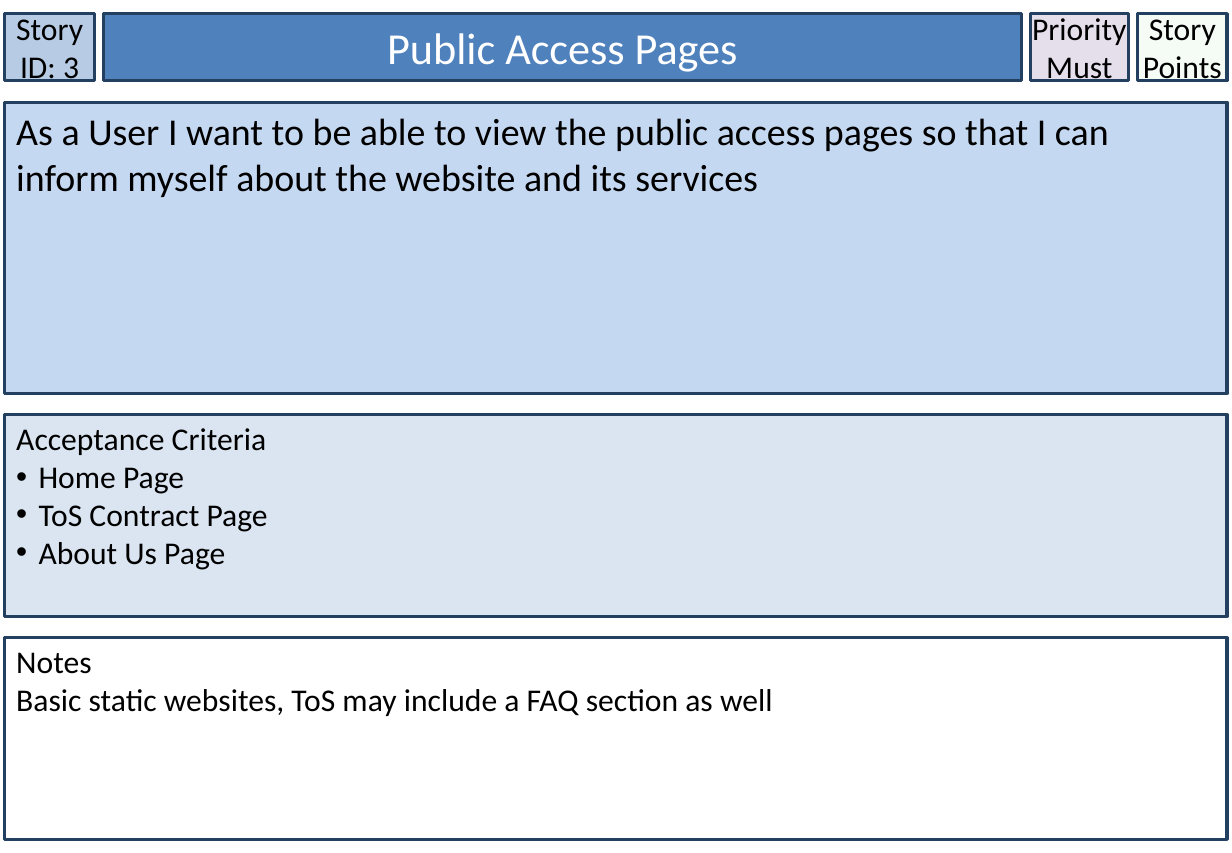
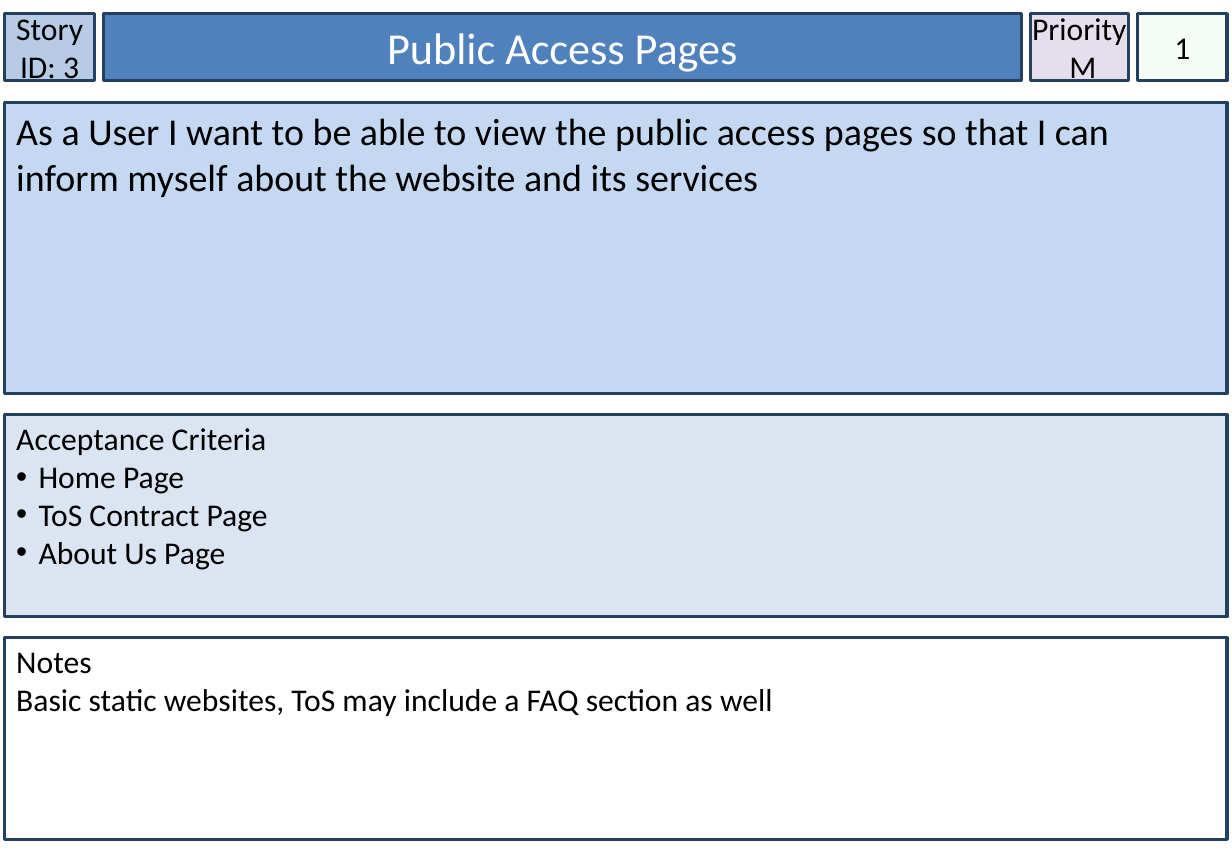
Before and after one commit to lowejosh/Django-landmarks, a slide deck: slide 4 of Story Cards.pptx. Drawn at 1232x853 pixels with LibreOffice and Linux fonts; fonts in the diff are those of the drawing. Boxes give left, top, right and bottom in pixels: in the first picture for what was removed or moved away, otherwise in the second. Text is boxed around its words. In the diff, an @@ line names an element or a change of style, - is before the commit and + after.

```diff
--- a/Story Cards.pptx
+++ b/Story Cards.pptx
@@ text in rectangle at (1032, 14, 1126, 82): text changed @@
-Priority Must
+Priority M
@@ text in rectangle at (1174, 38, 1190, 59): text changed @@
-Story Points
+1
```
Also in this commit, not shown: 29 other slides changed, 2 other files.
